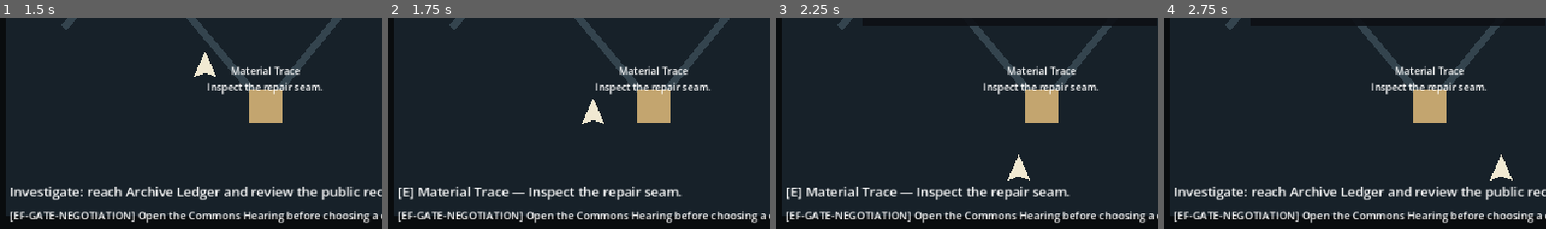
Above: before the commit, frames 1-4 (left to right).
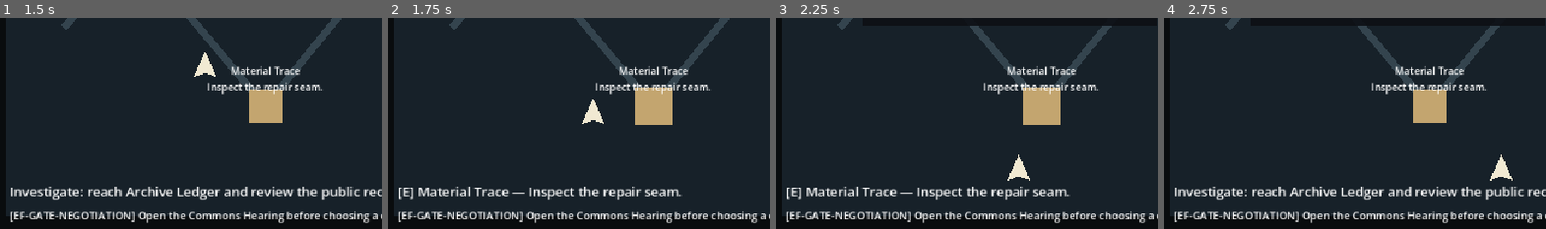
Above: after the commit, the same moments.

Repository: vokerg/everfield
Game: Godot game, scene res://main.tscn
Same seed, same stepped clock (60 frames per second), same inputs: the game is played once before the commit and once after it.
Inputs (mouse positions are % of the whole screen's width and height, from its top left):
- Up to frame 1 (1.5 s): tap H at 0.5, 1.25 s; move the mouse to (73, 44) at 0.52 s; hold D 0.53-1.28 s; tap E at 0.6 s; click (73, 44) at 0.67 s; tap Enter (ui_accept) at 0.77 s; move the mouse to (29, 55) at 1.27 s; hold S from 1.28 s (still down); tap 1 at 1.35 s
- Up to frame 2 (1.75 s): keep holding S; tap Enter (ui_accept) at 1.52 s
- Up to frame 3 (2.25 s): tap H at 2 s; move the mouse to (60, 26) at 2.02 s; release S at 2.03 s; hold D from 2.03 s (still down); tap 2 at 2.1 s
- Up to frame 4 (2.75 s): keep holding D
The pictures show only the part of the screen within x 0-50%, y 50-100%; the shares and areas given below are measured in that part.

Frame 1 is identical in both runs. In frame 2, 0.3% of the frame differs, in the area x 64-75%, y 33-51%; in frame 3, 0.3%; in frame 4, nothing differs.

Commit message:
feat(game): highlight nearest interactable Old Works station
Bounded gameplay increment #1825 from separate GitHub Actions Copilot execution; source reviewed and corrected independently, exact head Godot 4.7.1 first-playable smoke PASS #39157255314, no state/narrative changes, squash-only noncanonical main publication. GitHub Actions PR creation permission remains disabled.

Diff:
--- a/game/main.gd
+++ b/game/main.gd
@@ -31,6 +31,9 @@
 var history_label: RichTextLabel
 var history_header_label: Label
 var station_nodes: Dictionary = {}
+
+# Currently-focused station id for visual discovery (purely visual, reversible)
+var _focused_station_id: String = ""
 
 var public_text_navigation: Variant
 var route_history_view: Variant
@@ -630,6 +633,30 @@
     ))
     status_label.text = String(view.get("status", "Mystery:UNKNOWN_BY_DESIGN"))
 
+    # Completed gameplay is no longer interactable: visual focus clears without
+    # changing the original approved HUD objective/interaction policy inputs.
+    var focus_id: String = station_id
+    if bool(get_game_state().get("completed", false)):
+        focus_id = ""
+    _apply_station_focus(focus_id)
+
+
+func _apply_station_focus(focus_id: String) -> void:
+    # Purely visual. Never change reviewed station positions, polygons, colors,
+    # session state or the traversal policy's interaction-radius result.
+    if focus_id == _focused_station_id:
+        return
+    for key in station_nodes.keys():
+        var station: Node2D = station_nodes[key] as Node2D
+        if station == null or station.get_child_count() == 0:
+            continue
+        var marker: Polygon2D = station.get_child(0) as Polygon2D
+        if marker == null:
+            continue
+        marker.scale = Vector2(1.15, 1.15) if String(key) == focus_id else Vector2.ONE
+    _focused_station_id = focus_id
+
+
 func _emit_diagnostic(code: String, context: Dictionary = {}) -> void:
     # The published catalog owns all messages, dynamic context and error flags.
     # Missing/unknown codes are returned as visibly fail-closed errors.
--- a/game/smoke_test.gd
+++ b/game/smoke_test.gd
@@ -32,6 +32,29 @@
     _expect(game.diagnostic_catalog != null, "published diagnostic catalog component wired")
     _expect(game.hud_objective_model != null, "published HUD objective/status component wired")
     _expect(game.has_method("_refresh_nearby_hint") and game.has_method("_unhandled_key_input"), "new source-frozen feedback and command dispatch seam is callable")
+    # Only the nearest actionable station receives a reversible visual focus.
+    # Its rendering is independent of bounded narrative/session state.
+    _expect(game._focused_station_id == "", "no focused station at initial spawn")
+    var focus_state_before: Dictionary = game.get_game_state()
+    var public_node: Node2D = game.station_nodes.get("public_record") as Node2D
+    _expect(public_node != null and public_node.get_child(0) is Polygon2D,
+        "published record marker exists for visual focus")
+    if public_node != null:
+        var public_marker: Polygon2D = public_node.get_child(0) as Polygon2D
+        _expect(public_marker.scale == Vector2.ONE, "record marker begins at reviewed base scale")
+        game.player.position = Vector2(176, 188)
+        game._refresh_nearby_hint()
+        _expect(game._focused_station_id == "public_record", "focus names exactly nearest in-range station")
+        _expect(public_marker.scale == Vector2(1.15, 1.15),
+            "in-range marker is visibly enlarged without changing its base polygon or color")
+        _expect(game.get_game_state() == focus_state_before,
+            "visual focus repaint cannot mutate session state")
+        game.player.position = Vector2(92, 286)
+        game._refresh_nearby_hint()
+        _expect(game._focused_station_id == "" and public_marker.scale == Vector2.ONE,
+            "out-of-range marker returns to original scale and no station stays focused")
+        _expect(game.get_game_state() == focus_state_before,
+            "clearing visual focus cannot mutate session state")
 
     # Discoverable non-modal help UI exists and responds to H without mutating state
     _expect(game.get_node_or_null("HelpHint") != null and (game.get_node_or_null("HelpHint") as Label).text == "Press H for controls", "H help hint is present and legible at boot")
